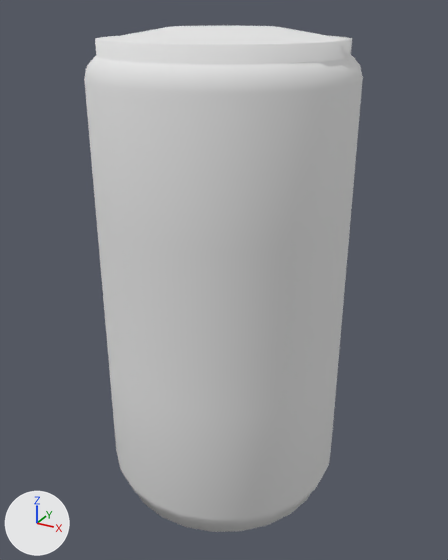
Renders of the Blender file Models/MKS_DockingTube/Assets/module/DockingTube.blend from each side of a commit.
Camera for both pictures: a 50 mm lens placed at (1.59, -2.89, 1.44), pointed at (0.0, 0.0, 0.0). Arrows for +X, +Y and +Z are at lower left; the lights stay in place.

Names of what the first picture shows: 'Tube'.
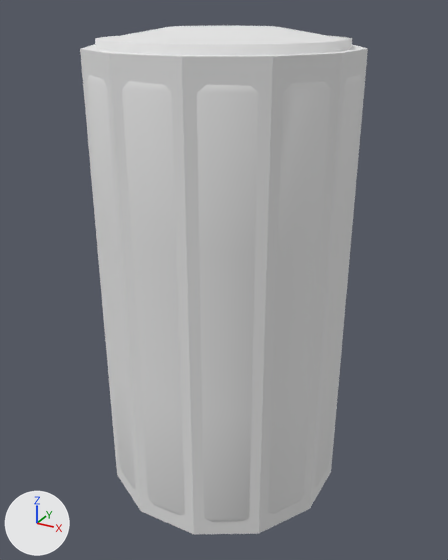
Pixel boxes (x1, y1, x2, y2) of what changed, in the pictures (448 x 560 px):
'MESH', shown
    after: (80, 45, 368, 535)

The change, as a list of edits to the scene's bpy script:
```text
Change ob_mesh:
    remove ob_mesh.hide_viewport = True
    ob_mesh.scale: (1.0, 1.0, 1.0) -> (1.0, 1.0, 0.97)
```
